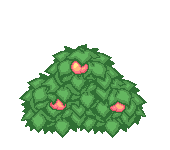
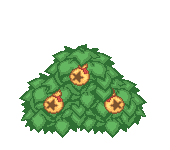
Revision of a layered 170x150 image; what changed, layer by layer:
added group "bells" with 5 layers above "peach" over [43, 56, 125, 114]
added layer "leaf hiders #8" in group "bells" over [51, 59, 114, 102]
added layer "Pasted Layer #10" in group "bells" over [104, 88, 125, 114]
added layer "Pasted Layer #9" in group "bells" over [43, 89, 64, 114]
added layer "Pasted Layer #7" in group "bells" over [69, 60, 90, 86]
renamed "Layer Group #2" to "peach", hid the group it (4 layers) over [49, 55, 129, 115]
